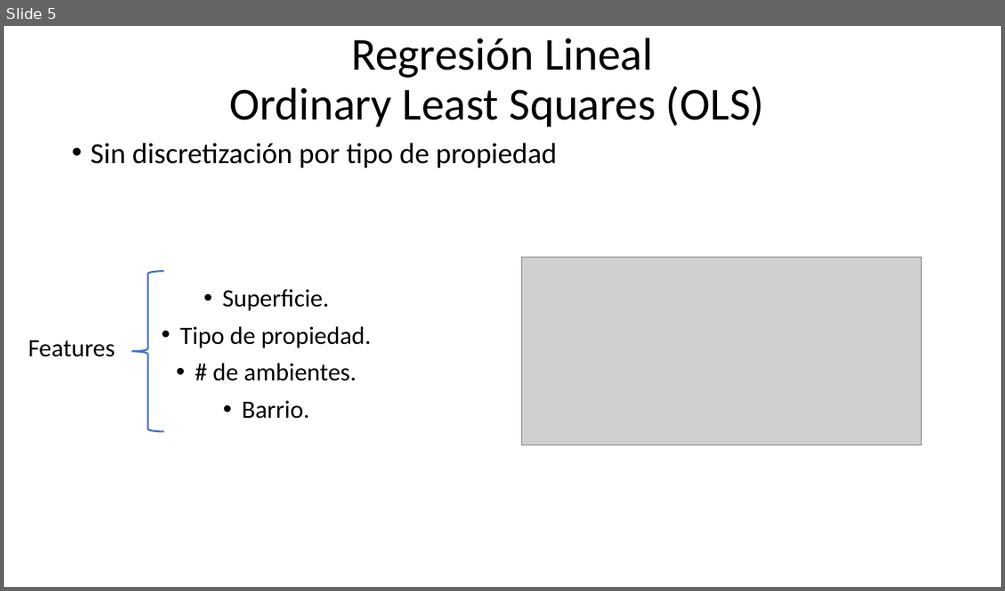
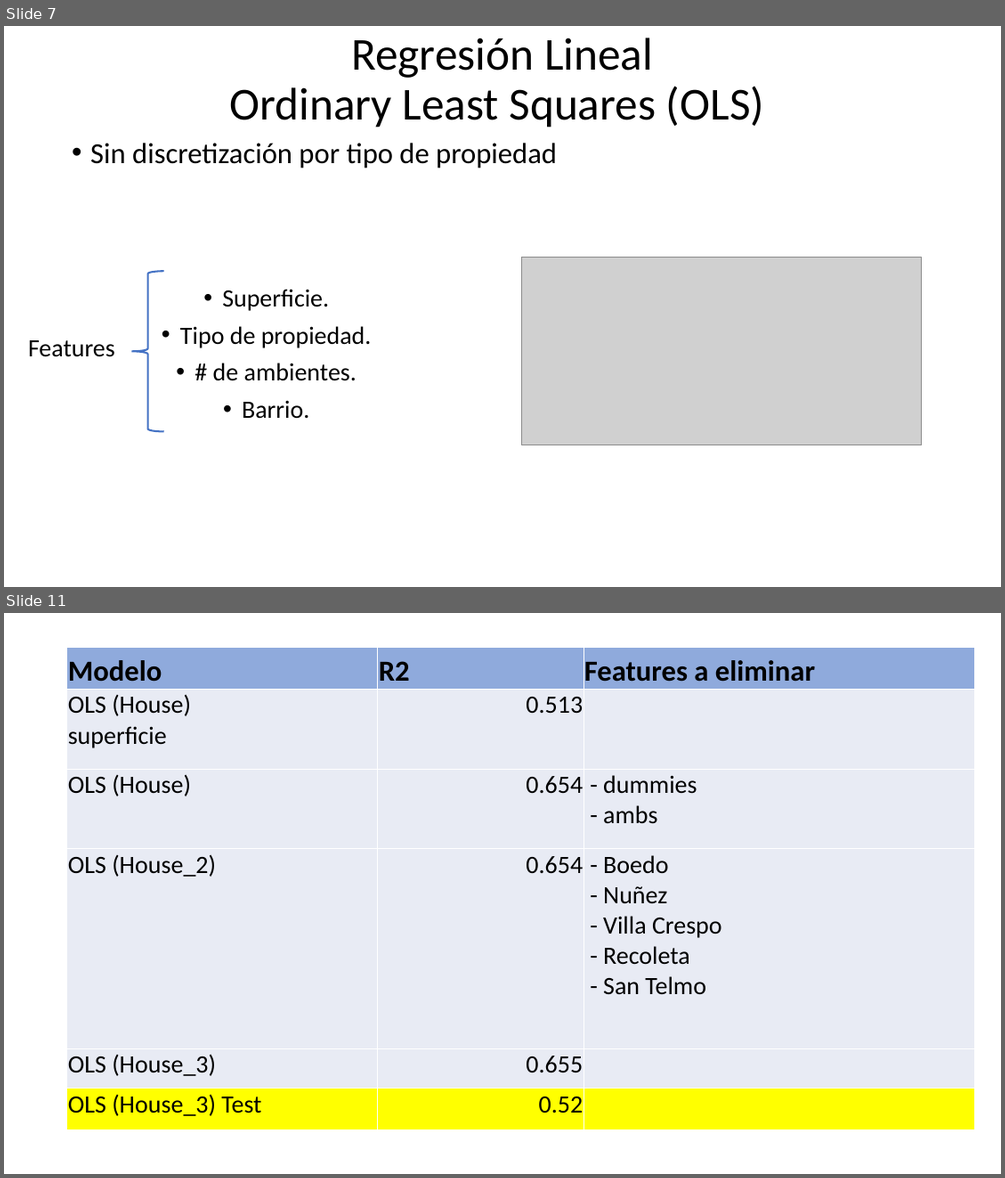
Before and after one commit to asasa293/limpieza_datos, a slide deck: TP2/TP2_GRUPO12.pptx. Shown one above the other, each under a label of ours: slide 5 before the commit, slides 7 and 11 after it; the slides between them are not shown. The pictures are 1005x591 and 1005x1178 pixels, drawn with LibreOffice and Linux fonts; fonts in the diff are those of the drawing; grey boxes stand for pictures. Boxes give left, top, right and bottom in pixels: in the first picture for what was removed or moved away, otherwise in the second. Text is boxed around its words. In the diff, an @@ line names an element or a change of style, - is before the commit and + after.

```diff
--- a/TP2/TP2_GRUPO12.pptx
+++ b/TP2/TP2_GRUPO12.pptx
@@ slide 11 added at [4, 613, 1001, 1174], background #FFFFFF @@
@@ table added at [67, 648, 975, 1130], 6 rows, 3 columns @@
+Modelo | R2 | Features a eliminar
+OLS (House) superficie | 0.513 | 
+OLS (House) | 0.654 | - dummies - ambs
+OLS (House_2) | 0.654 | - Boedo - Nuñez - Villa Crespo - Recoleta - San Telmo
+OLS (House_3) | 0.655 | 
+OLS (House_3) Test | 0.52 | 
@@ what was slide 5 is now slide 7 @@
```
Also in this commit, not shown: 1 slide changed, 9 other slides added, 20 slides removed, 2 other files.
